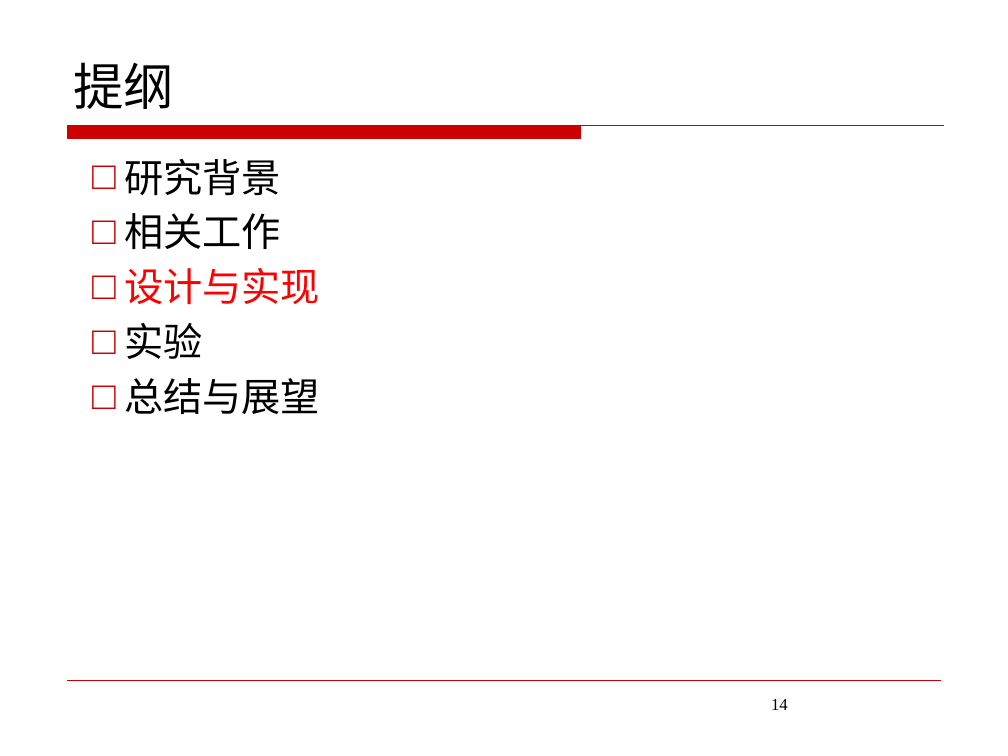
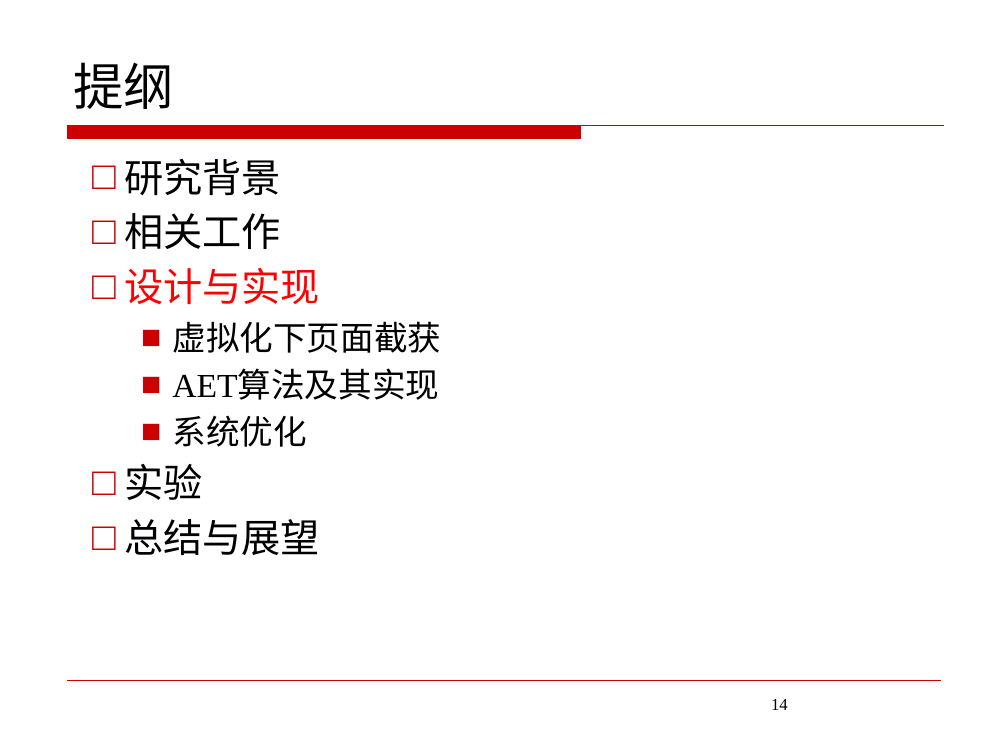
Before and after one commit to JoeHF/aet_data, a slide deck: slide 14 of 答辩/答辩ppt.pptx. Drawn at 1008x756 pixels with LibreOffice and Linux fonts; fonts in the diff are those of the drawing; background and template pictures are left out. Boxes give left, top, right and bottom in pixels: in the first picture for what was removed or moved away, otherwise in the second. Text is boxed around its words. In the diff, an @@ line names an element or a change of style, - is before the commit and + after.

```diff
--- a/答辩/答辩ppt.pptx
+++ b/答辩/答辩ppt.pptx
@@ text at (172, 321, 441, 447): paragraphs added @@
+  ■ 虚拟化下页面截获
+  ■ AET算法及其实现
+  ■ 系统优化
```
Also in this commit, not shown: 5 other slides changed, 1 slide removed, 8 other files.
